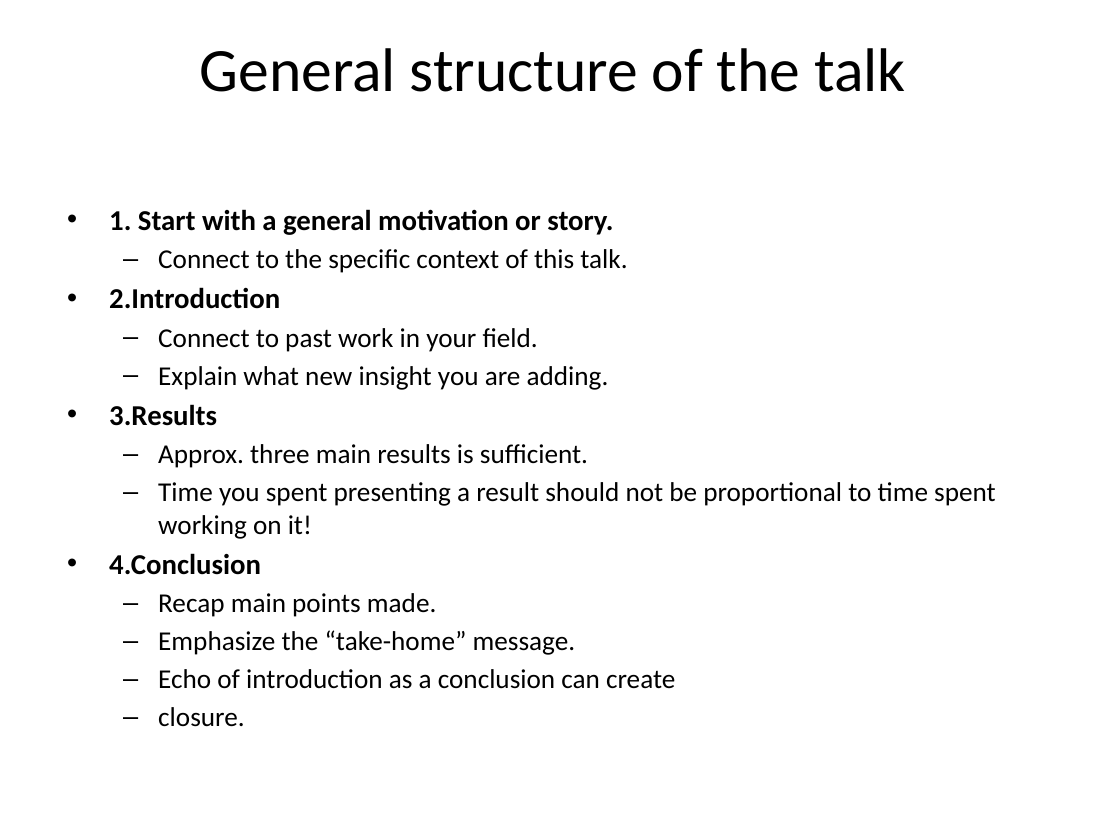
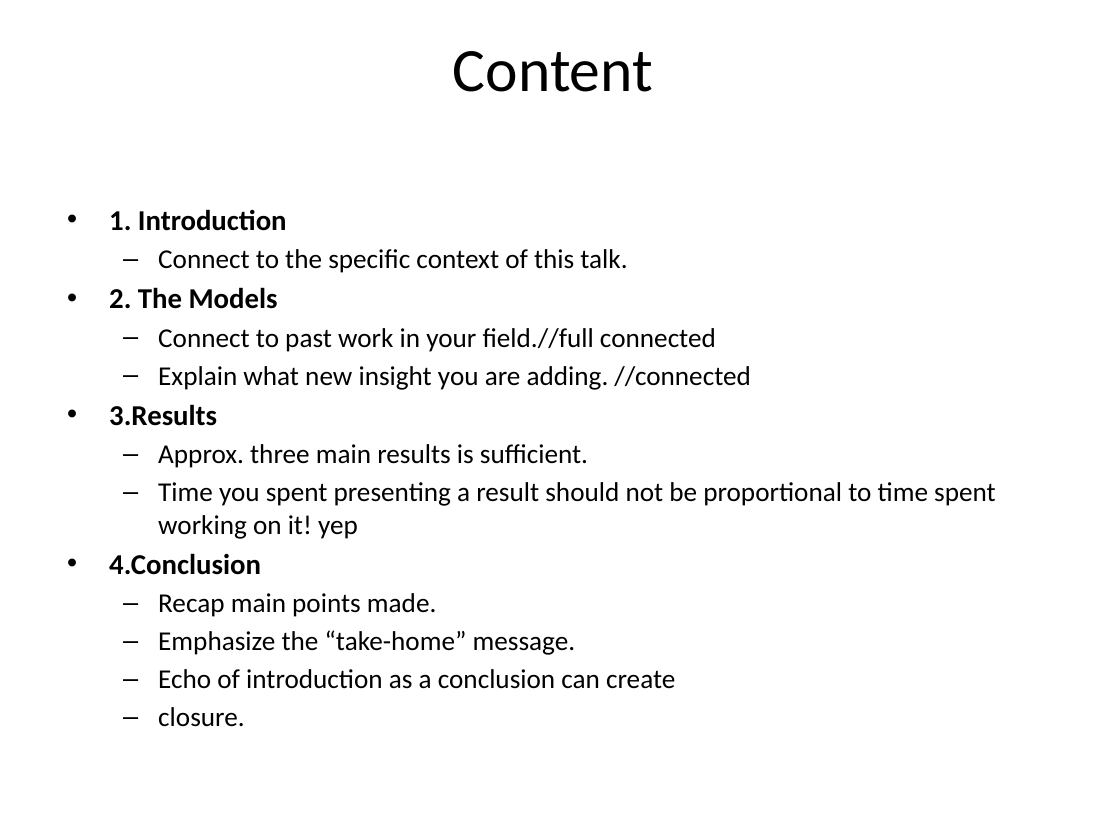
Before and after one commit to EleSwag/Elias-und-Mario, a slide deck: slide 11 of presentation/Test.pptx (slide 2 before the commit). Drawn at 1120x840 pixels with LibreOffice and Linux fonts; fonts in the diff are those of the drawing. Boxes give left, top, right and bottom in pixels: in the first picture for what was removed or moved away, otherwise in the second. Text is boxed around its words. In the diff, an @@ line names an element or a change of style, - is before the commit and + after.

Commit message:
work on presentation

```diff
--- a/presentation/Test.pptx
+++ b/presentation/Test.pptx
@@ title at (453, 51, 653, 92): text changed @@
-General structure of the talk
+Content
@@ text at (109, 209, 287, 231): text changed @@
-• 1. Start with a general motivation or story.
+• 1. Introduction
@@ text at (109, 287, 750, 390): text changed @@
-• 2.Introduction
-  – Connect to past work in your field.
-  – Explain what new insight you are adding.
+• 2. The Models
+  – Connect to past work in your field.//full connected
+  – Explain what new insight you are adding. //connected
@@ text at (158, 482, 996, 539): text changed @@
-  – Time you spent presenting a result should not be proportional to time spent working on it!
+  – Time you spent presenting a result should not be proportional to time spent working on it! yep
```
Also in this commit, not shown: 9 slides added, 1 other file.
